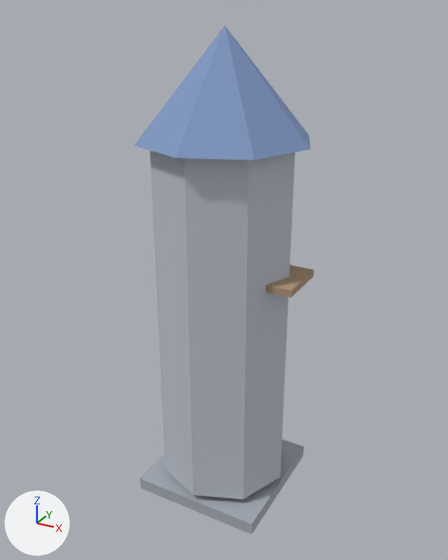
The glTF model assets/models/vanguard/vanguard_range_tower.glb: old version first, new version second.
Before and after are seen from a 50 mm camera at (39.6, -72.2, 72.0) aimed at (-0.2, 0.1, 35.9). The axes (+X, +Y, +Z) are drawn at lower left. The lights are the same throughout. The older version comes first. Vertices at exactly the same position are counted once.

Names of what the first picture shows: 'vanguard_range_tower'.
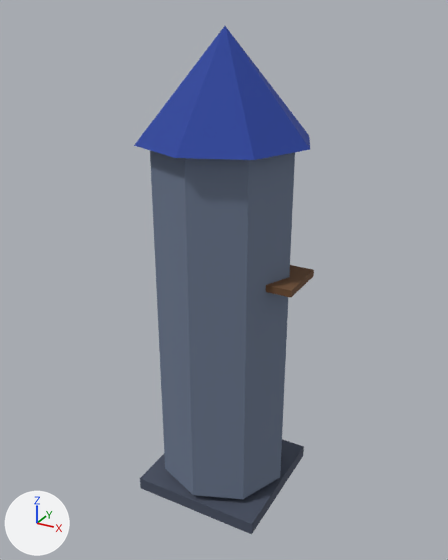
What differs and where, as boxes (x1, y1, x2, y2) in the pictures (448 x 560 px):
part 1 of me_cube, recoloured (light grey to greyish blue)
    both: (150, 151, 295, 499)
part 2 of me_cube, recoloured (grey to dark blue)
    both: (140, 439, 304, 534)
part 3 of me_cube, recoloured (beige to brown)
    both: (266, 265, 314, 297)
part 4 of me_cube, recoloured (darker)
    both: (134, 26, 310, 160)

The change, as a diff of the scene's bpy script:
```diff
--- a/assets/models/vanguard/vanguard_range_tower.glb.py
+++ b/assets/models/vanguard/vanguard_range_tower.glb.py
@@ me_cube @@
 me_cube.from_pydata(...)  # 57 vertices, 90 faces; spans x -12.0..12.0, y -12.0..12.0, z 1.0..70.0
 # used by ob_vanguard_range_tower; location = (0.0, 0.0, 0.0)
+# me_cube part 1: 28 faces centred in x -9.0..9.0, y -9.0..9.0, z 4.0..56.0 are repainted in the vertex colours; the middle colour goes from light grey #bfc5d0 to greyish blue #6b788f
+# me_cube part 2: 24 faces centred in x -10.0..10.0, y -10.0..10.0, z 1.0..35.1 are repainted in the vertex colours; the middle colour goes from grey #a6acb6 to dark blue #474f61
+# me_cube part 3: 24 faces centred in x -6.5..12.0, y -6.5..6.5, z 37.5..42.8 are repainted in the vertex colours; the middle colour goes from beige #ad9376 to brown #6b4a2e
+# me_cube part 4: 14 faces centred in x -9.7..9.7, y -9.7..9.7, z 56.0..60.7 are repainted in the vertex colours; the middle colour goes from blue #8199c4 to blue #26429e
 me_cube.materials.append(mat_main)
```
